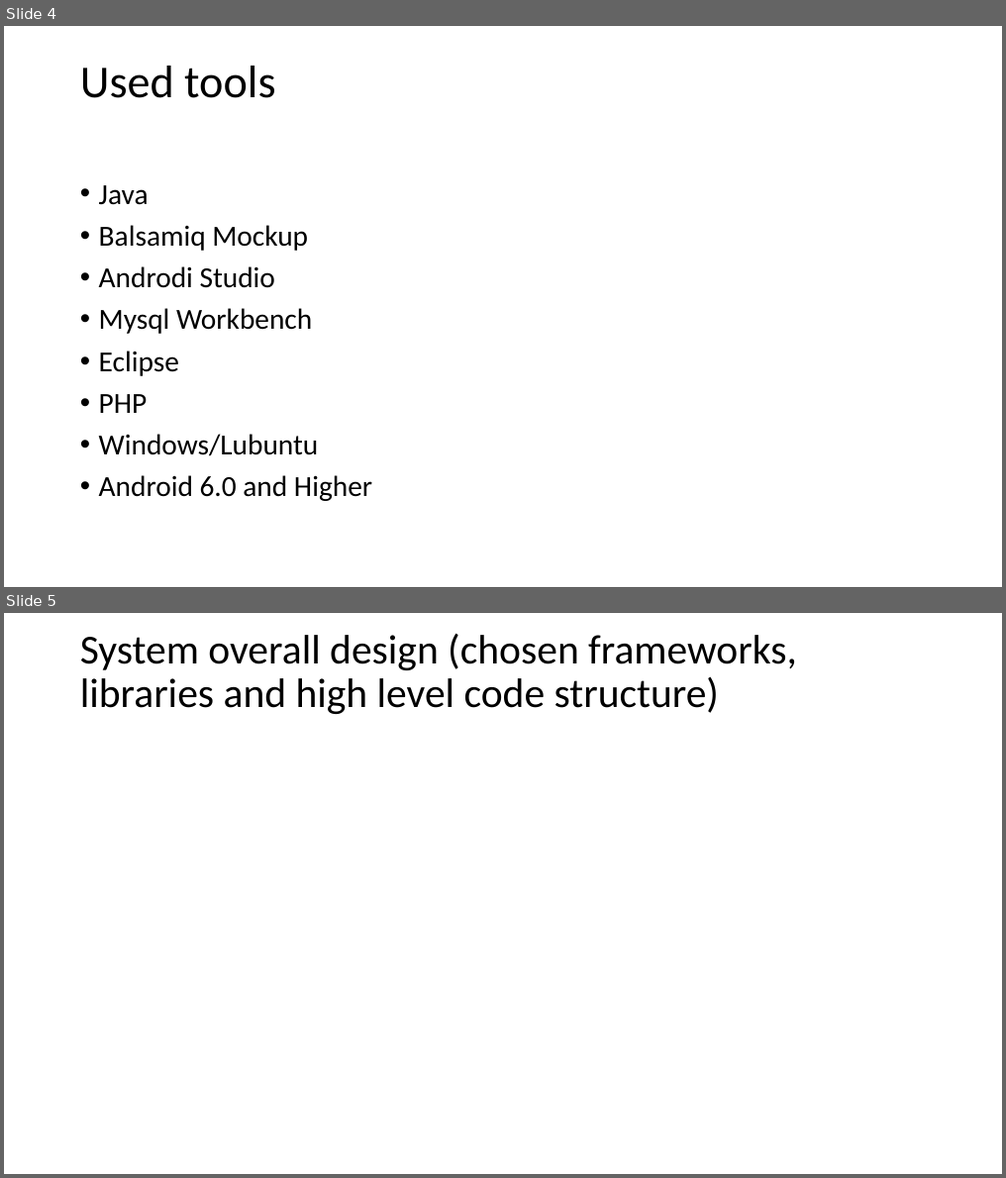
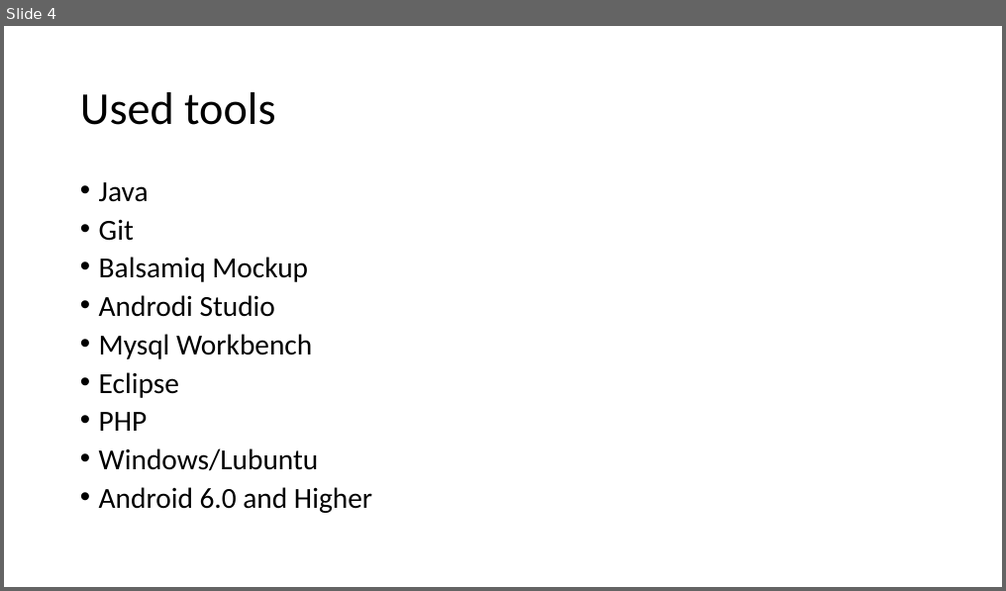
Before and after one commit to bricht/piens-un-maize, a slide deck: presentation/MilknBread.pptx. Shown one above the other, each under a label of ours: slides 4 and 5 before the commit, slide 4 after it. The pictures are 1006x1178 and 1006x591 pixels, drawn with LibreOffice and Linux fonts; fonts in the diff are those of the drawing. Boxes give left, top, right and bottom in pixels: in the first picture for what was removed or moved away, otherwise in the second. Text is boxed around its words. In the diff, an @@ line names an element or a change of style, - is before the commit and + after.

```diff
--- a/presentation/MilknBread.pptx
+++ b/presentation/MilknBread.pptx
@@ slide 5 removed at (x1=4, y1=613, x2=1002, y2=1174), background #FFFFFF @@
@@ title removed at (x1=80, y1=633, x2=797, y2=714) @@
-System overall design (chosen frameworks, libraries and high level code structure)
@@ slide 4 changed as well @@
@@ title "Used tools" moved from (x1=80, y1=66, x2=275, y2=98) to (x1=80, y1=92, x2=275, y2=125) @@
@@ text at (x1=99, y1=182, x2=372, y2=513): line spacing 0.9 to 0.8 @@
@@ text at (x1=99, y1=219, x2=134, y2=241): paragraph added @@
+• Git
```
Also in this commit, not shown: 7 other slides changed, 2 slides added, 3 other slides removed.
